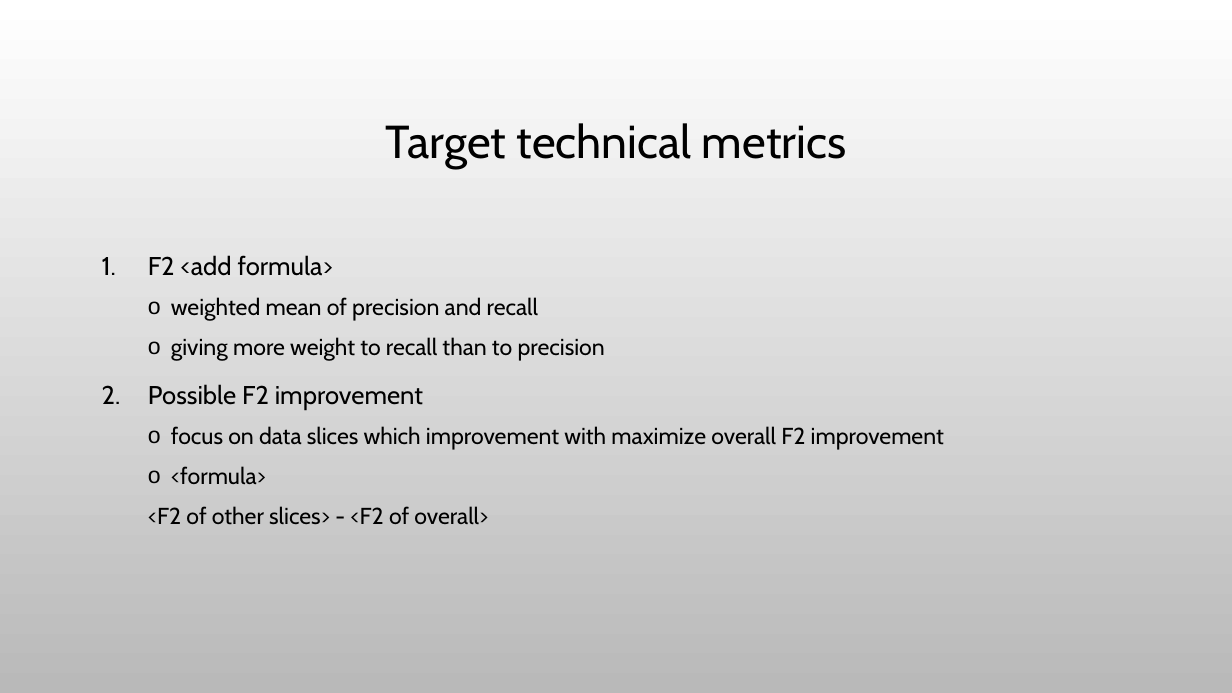
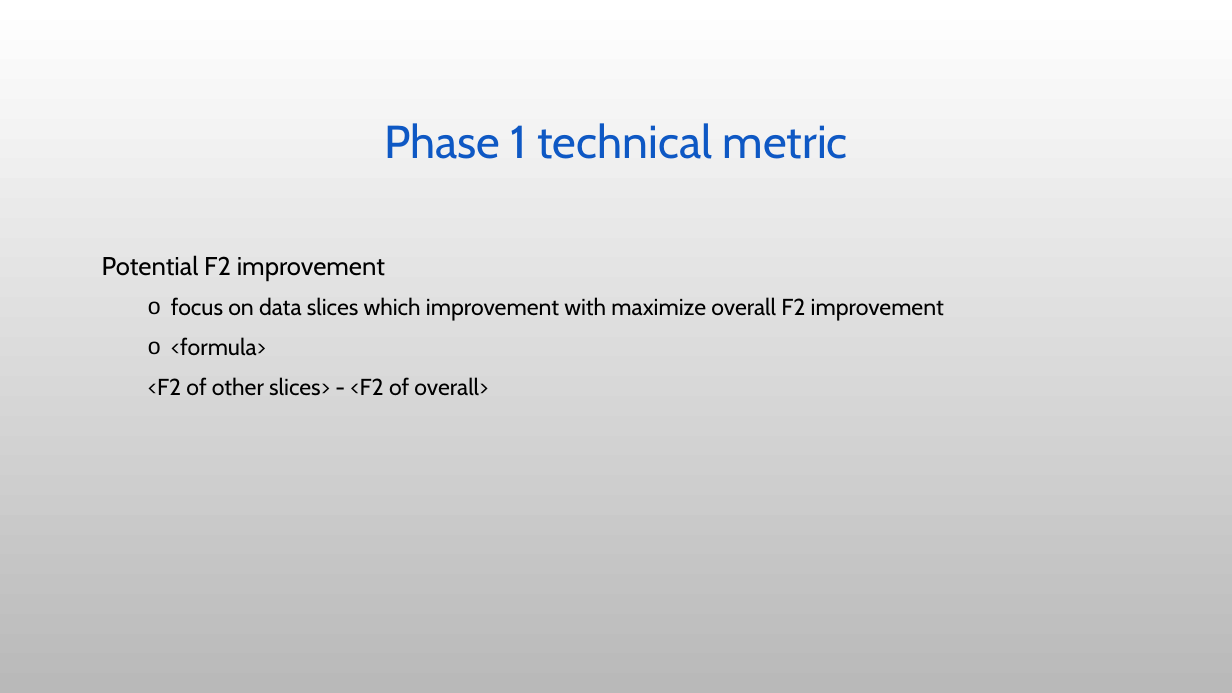
Before and after one commit to stavco9/mlops-final-project, a slide deck: slide 8 of docs/MLOps Final Project.pptx (slide 7 before the commit). Drawn at 1232x693 pixels with LibreOffice and Linux fonts; fonts in the diff are those of the drawing; background and template pictures are left out. Boxes give left, top, right and bottom in pixels: in the first picture for what was removed or moved away, otherwise in the second. Text is boxed around its words. In the diff, an @@ line names an element or a change of style, - is before the commit and + after.

```diff
--- a/docs/MLOps Final Project.pptx
+++ b/docs/MLOps Final Project.pptx
@@ title at (x1=384, y1=123, x2=847, y2=159): text changed; text colour #000000 to #0E58C4 @@
-Target technical metrics
+Phase 1 technical metric
@@ text at (x1=102, y1=255, x2=385, y2=281): text changed; size 18 to 20 pt @@
-1. F2 <add formula>
-  o weighted mean of precision and recall
-  o giving more weight to recall than to precision
-2. Possible F2 improvement
+Potential F2 improvement
```
Also in this commit, not shown: 20 other slides changed, 6 slides added.
